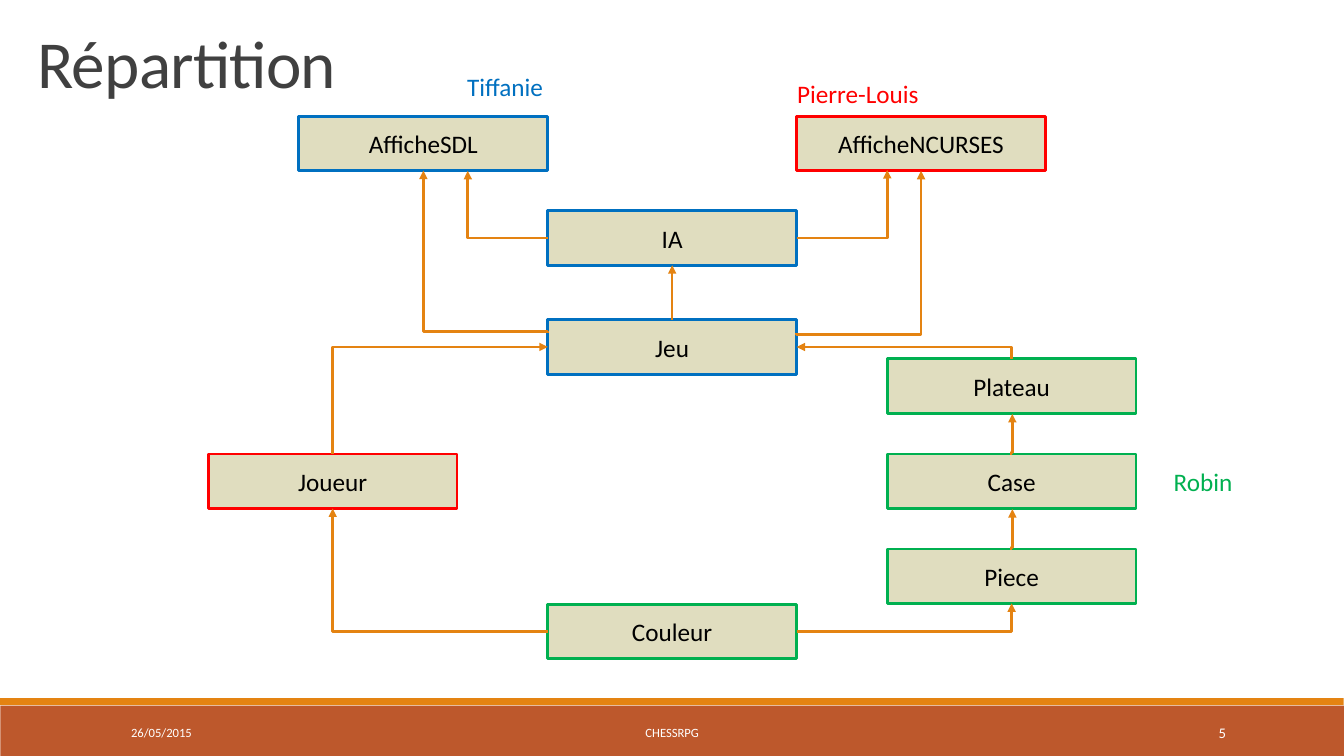
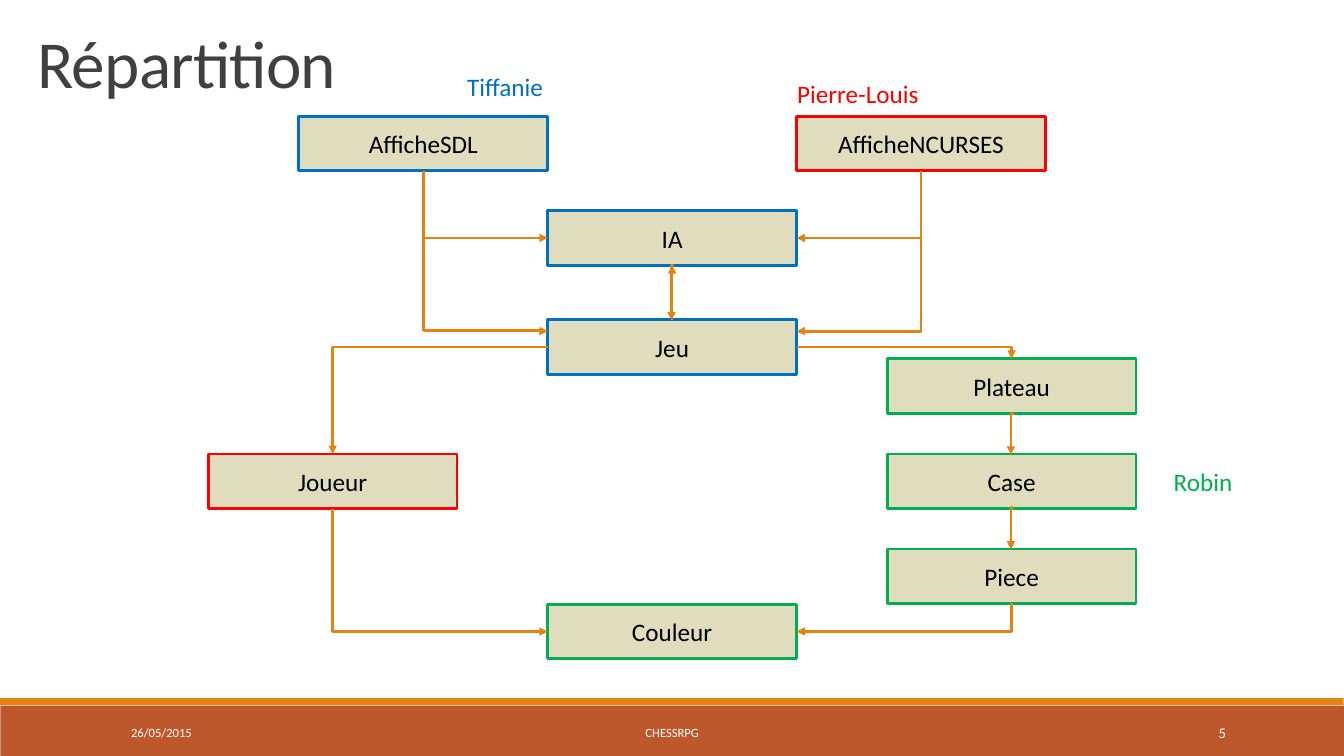
Before and after one commit to chessRPG/master, a slide deck: slide 5 of ChessRPG-présentation.pptx. Drawn at 1344x756 pixels with LibreOffice and Linux fonts; fonts in the diff are those of the drawing. Boxes give left, top, right and bottom in pixels: in the first picture for what was removed or moved away, otherwise in the second. Text is boxed around its words. In the diff, an @@ line names an element or a change of style, - is before the commit and + after.

```diff
--- a/ChessRPG-présentation.pptx
+++ b/ChessRPG-présentation.pptx
@@ elbow arrow moved from (547, 238) - (468, 171) to (423, 170) - (547, 238) @@
@@ elbow arrow moved from (797, 238) - (887, 170) to (922, 171) - (797, 238) @@
@@ elbow arrow added from (674, 266) to (671, 321), #E48312 2 pt @@
@@ 8 elbow arrows: place and size @@
-8 elbow arrows at (333, 170, 1012, 631)
+8 elbow arrows at (333, 170, 1012, 631)
```
Also in this commit, not shown: 1 other slide changed.
